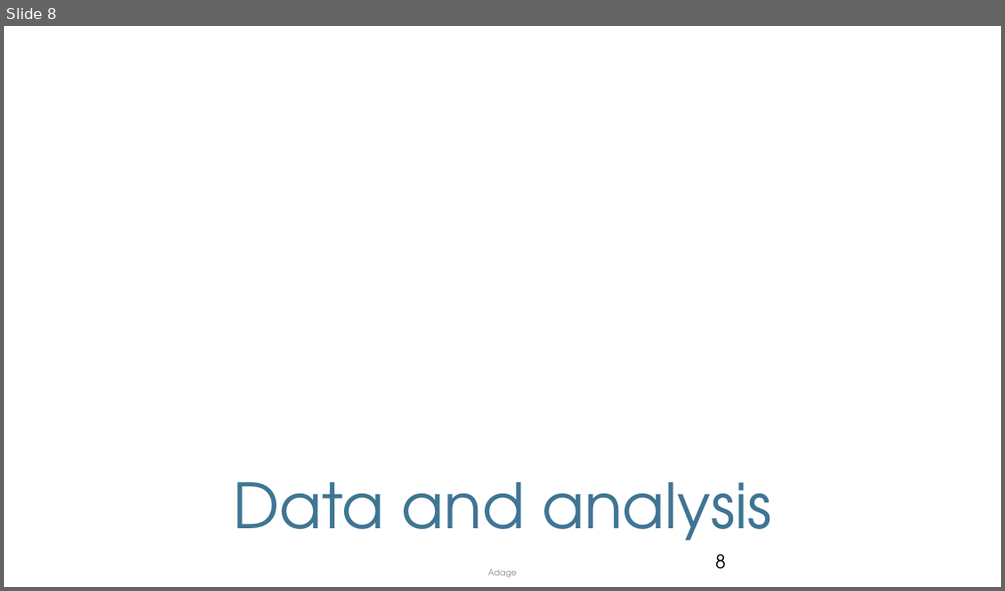
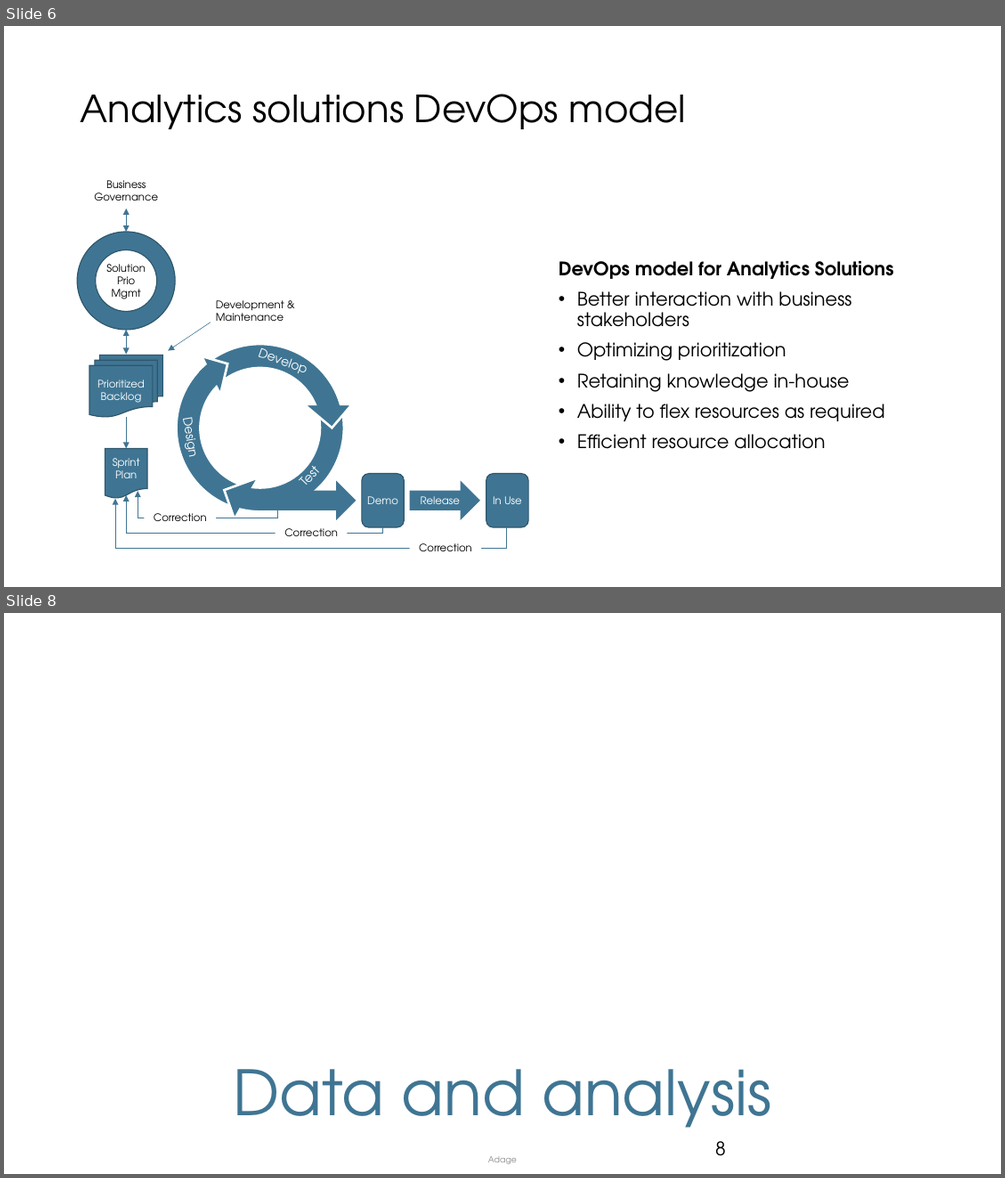
Before and after one commit to mnikolop/case2-IBM-HR, a slide deck: presentations/Deliverable.pptx. Shown one above the other, each under a label of ours: slide 8 before the commit, slides 6 and 8 after it; the slides between them are not shown. The pictures are 1005x591 and 1005x1178 pixels, drawn with LibreOffice and Linux fonts; fonts in the diff are those of the drawing; background and template pictures are left out. Boxes give left, top, right and bottom in pixels: in the first picture for what was removed or moved away, otherwise in the second. Text is boxed around its words. In the diff, an @@ line names an element or a change of style, - is before the commit and + after.

```diff
--- a/presentations/Deliverable.pptx
+++ b/presentations/Deliverable.pptx
@@ slide 6 added at [4,26,1001,587], background #FFFFFF @@
@@ title added at [81,94,686,129], 36 pt, text #000000 @@
+Analytics solutions DevOps model
@@ text added at [94,180,158,200], 10 pt, text #000000 @@
+Business
+Governance
@@ double arrow added from (126, 208) to (126, 232), #3F7593 0.5 pt @@
@@ ellipse added at [77,232,175,329], fill #3F7593, outline #2F576D 1 pt @@
@@ ellipse added at [96,249,156,311], fill #FFFFFF, outline #2F576D 1 pt, 10 pt, text #000000 @@
+Solution
+Prio
+Mgmt
@@ text added at [558,261,894,449], 18 pt, text #000000 @@
+DevOps model for Analytics Solutions
+• Better interaction with business stakeholders
+• Optimizing prioritization
+• Retaining knowledge in-house
+• Ability to flex resources as required
+• Efficient resource allocation
@@ text added at [216,300,284,321], 10 pt, text #000000 @@
+Development &
+Maintenance
@@ double arrow added from (126, 329) to (126, 354), #3F7593 0.5 pt @@
@@ arrow added from (210, 322) to (168, 351), #3F7593 0.5 pt @@
@@ flow chart multidocument added at [89,355,162,417], fill #3F7593, outline #2F576D 1 pt, 10 pt, text #FFFFFF @@
+Prioritized Backlog
@@ arrow added from (126, 417) to (126, 449), #3F7593 0.5 pt @@
@@ group added at [129,297,390,558]: 3 circular arrows, 3 texts, 1 triangle, 1 rectangle @@
+Develop
+Test
+Design
@@ flow chart document added at [105,449,147,499], fill #3F7593, outline #2F576D 1 pt, 10 pt, text #FFFFFF @@
+Sprint
+Plan
@@ rounded rectangle added at [362,473,404,527], fill #3F7593, outline #2F576D 1 pt, 10 pt, text #FFFFFF @@
+Demo
@@ rounded rectangle added at [486,473,528,527], fill #3F7593, outline #2F576D 1 pt, 10 pt, text #FFFFFF @@
+In Use
@@ freeform shape added at [115,499,507,548], outline #3F7593 0.5 pt @@
@@ elbow arrow added from (383, 527) to (126, 495), #3F7593 0.5 pt @@
@@ freeform shape added at [138,491,278,518], outline #3F7593 0.5 pt @@
@@ right arrow added at [263,481,356,520], fill #3F7593 @@
@@ right arrow added at [410,481,480,520], fill #3F7593, 10 pt, text #FFFFFF @@
+Release
@@ rectangle added at [144,507,216,529], fill #FFFFFF, 10 pt, text #000000 @@
+Correction
@@ text added at [284,528,338,536], 10 pt, text #000000 @@
+Correction
@@ text added at [419,543,472,551], 10 pt, text #000000 @@
+Correction
```
Also in this commit, not shown: 3 slides changed, 6 other slides added, 5 slides removed, 3 other files.
